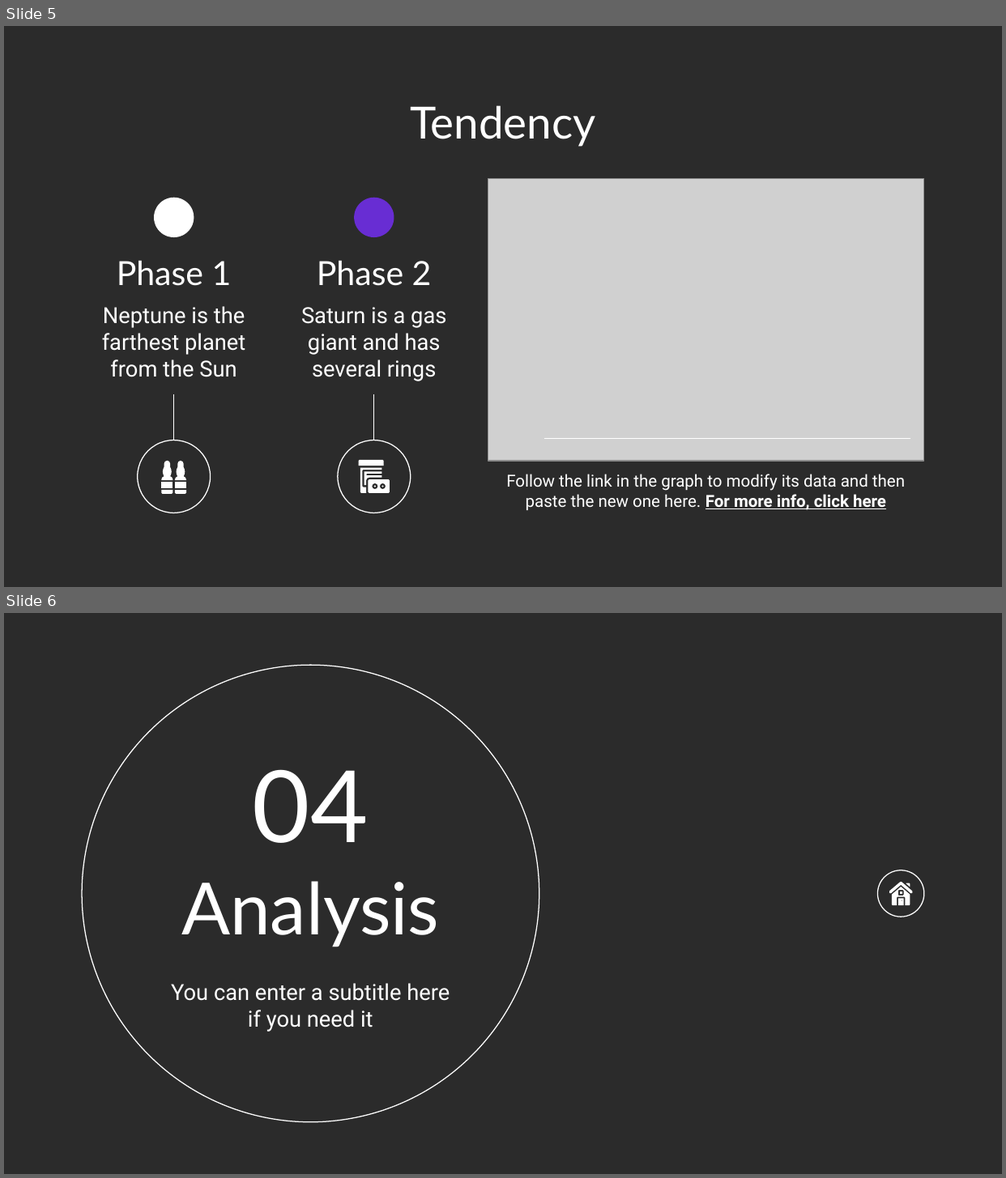
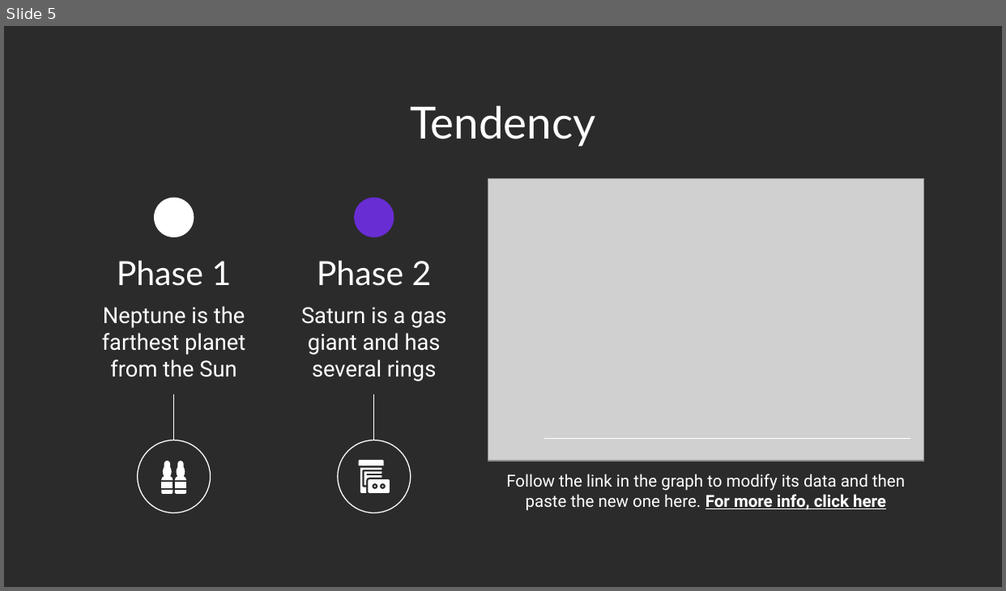
Before and after one commit to usedgenes/Rocketry-Advanced-Curriculum, a slide deck: Daily Lesson Plans/Day 7/Day 7.pptx. Shown one above the other, each under a label of ours: slides 5 and 6 before the commit, slide 5 after it. The pictures are 1006x1178 and 1006x591 pixels, drawn with LibreOffice and Linux fonts; fonts in the diff are those of the drawing; grey boxes stand for pictures; background and template pictures are left out; a plain dark background stands for a picture behind light text. Boxes give left, top, right and bottom in pixels: in the first picture for what was removed or moved away, otherwise in the second. Text is boxed around its words. In the diff, an @@ line names an element or a change of style, - is before the commit and + after.

```diff
--- a/Daily Lesson Plans/Day 7/Day 7.pptx
+++ b/Daily Lesson Plans/Day 7/Day 7.pptx
@@ slide 6 removed at bbox=[4, 613, 1002, 1174], background picture (left out) @@
@@ ellipse removed at bbox=[82, 665, 539, 1122] @@
@@ title removed at bbox=[253, 769, 368, 843] @@
-04
@@ ellipse removed at bbox=[877, 871, 924, 918] @@
@@ title removed at bbox=[181, 881, 439, 948] @@
-Analysis
@@ group removed at bbox=[889, 881, 913, 905]: 5 freeform shapes @@
@@ subtitle removed at bbox=[171, 983, 450, 1032] @@
-You can enter a subtitle here if you need it
```
Also in this commit, not shown: 2 slides changed, 1 slide added, 7 other slides removed, 17 other files.
